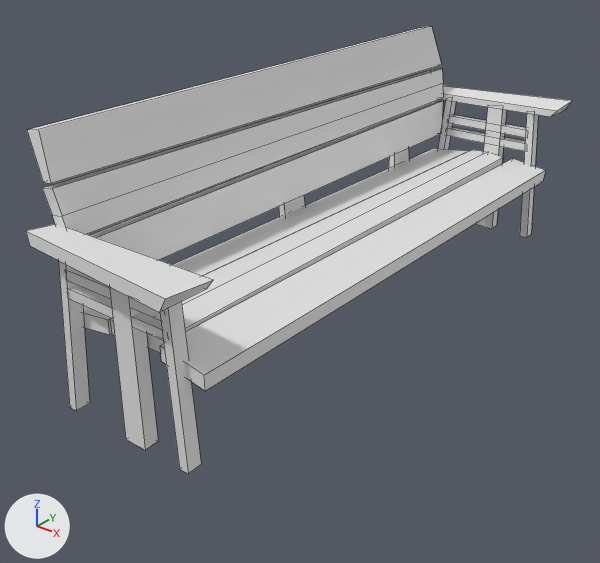
The FBX model Assets/Individual Levels/Terra/Meshes/bench.FBX, before and after one commit.
Rendered twice from a 50 mm lens placed at (6.23, -9.06, 5.73), pointed at (-0.47, -0.68, 0.54). The axes (+X, +Y, +Z) are drawn at lower left. The lights are the same throughout. Mesh edges are drawn as thin lines. Where no turn or scale is listed for an object, it has been applied to the vertices.

The first picture shows 'Bench'.
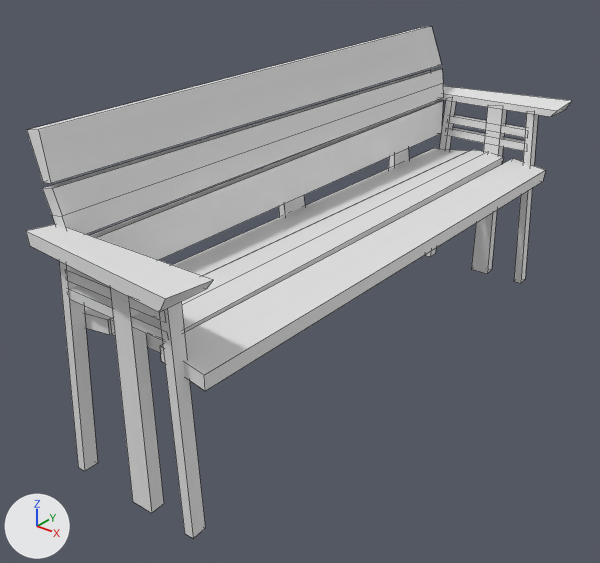
The newer file is also turned or shifted as a whole; pictures and numbers use the older file's frame.

What differs and where, as boxes [x1, y1, x2, y2] in the pictures (600 x 563 px; the box of a moved part takes in the faces that stretch with it):
'Bench', reshaped (14% taller): before [26, 26, 572, 474]; after [26, 26, 572, 538]
part 1 of me_mesh, moved or reshaped: before [476, 107, 538, 237]; after [471, 107, 538, 283]
part 2 of me_mesh, moved or reshaped: before [110, 287, 201, 474]; after [110, 287, 205, 538]
part 3 of me_mesh, moved or reshaped: before [438, 101, 456, 149]; after [425, 101, 456, 257]
part 4 of me_mesh, moved or reshaped: before [59, 261, 90, 411]; after [59, 261, 98, 471]

Edits to the bpy script that builds the scene:
```text
Change me_mesh:
    where me_mesh.from_pydata(...)  # 176 vertices, 132 faces; spans x -0.59..2.07, y -8.13..1.19, z -1.51..1.92
    used by ob_bench; location = (-0.9, 3.48, 1.5)
    before: 76 (0.76, 0.6, -1.5) at pixel (475, 224), 77 (0.76, 0.8, -1.5), 78 (1.07, 0.8, -1.5) at pixel (496, 225), 79 (1.08, 0.6, -1.51) at pixel (491, 228), 108 (1.62, 0.61, -1.5) at pixel (519, 235)
    before: 109 (1.62, 0.8, -1.5), 110 (1.75, 0.81, -1.5) at pixel (531, 234), 111 (1.75, 0.61, -1.5) at pixel (526, 237)
    before: 116 (1.62, -7.73, -1.5) at pixel (179, 469), 117 (1.62, -7.53, -1.5), 118 (1.75, -7.53, -1.5) at pixel (201, 464), 119 (1.75, -7.73, -1.5) at pixel (188, 473), 124 (0.76, -7.74, -1.5) at pixel (125, 439)
    before: 125 (0.76, -7.54, -1.5), 126 (1.07, -7.54, -1.5) at pixel (158, 441), 127 (1.08, -7.74, -1.51) at pixel (145, 450)
    before: 100 (-0.26, 0.6, -1.5), 101 (-0.26, 0.8, -1.5), 102 (-0.14, 0.8, -1.5), 103 (-0.14, 0.6, -1.5)
    before: 132 (-0.26, -7.74, -1.5) at pixel (69, 407), 133 (-0.26, -7.54, -1.5), 134 (-0.14, -7.54, -1.5) at pixel (89, 403), 135 (-0.14, -7.74, -1.5) at pixel (76, 410)
    me_mesh part 1
    add for i in [*range(76, 80), *range(108, 112)]: me_mesh.vertices[i].co += Vector((0.0, 0.0, -0.9))
    me_mesh part 2
    add for i in [*range(116, 120), *range(124, 128)]: me_mesh.vertices[i].co += Vector((0.0, 0.0, -0.9))
    me_mesh part 3
    add for i in [*range(100, 104)]: me_mesh.vertices[i].co += Vector((0.0, 0.0, -0.9))
    me_mesh part 4
    add for i in [*range(132, 136)]: me_mesh.vertices[i].co += Vector((0.0, 0.0, -0.9))
```
